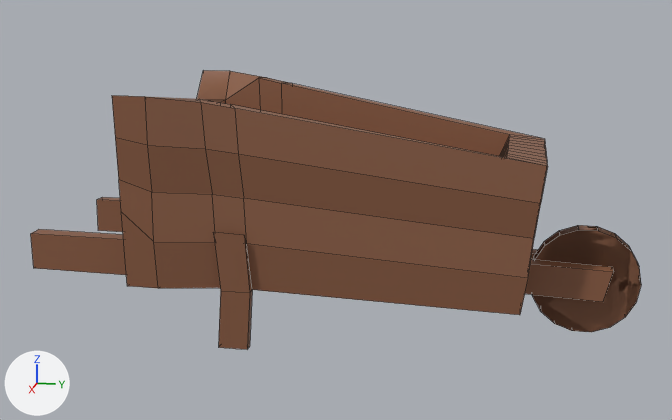
Before and after pictures for a commit that changed the FBX model Gnome Game/Assets/Models/Wheelbarrow.fbx.
Before and after are seen from a 50 mm camera at (2.343, 0.85, 0.874) aimed at (0.006, 0.383, 0.29). Arrows for +X, +Y and +Z are at lower left; the lights stay in place. Mesh edges are drawn as thin lines. Where no turn or scale is listed for an object, it has been applied to the vertices. Vertices at the same position are counted once.
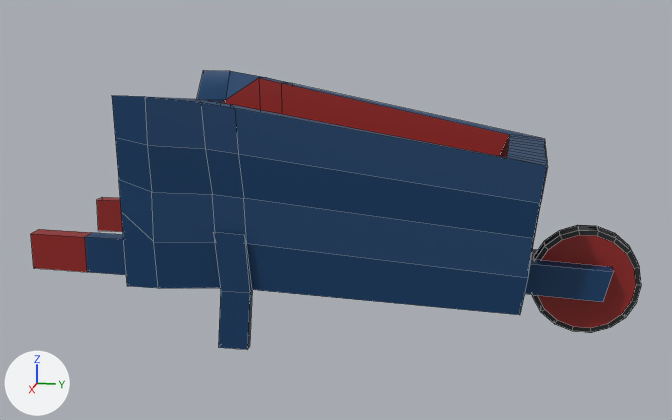
The change, as a diff of the scene's bpy script:
```diff
--- a/Gnome Game/Assets/Models/Wheelbarrow.fbx.py
+++ b/Gnome Game/Assets/Models/Wheelbarrow.fbx.py
@@ mat_material_001 @@
 mat_material_001 = principled_material('Material.001')
-mat_material_001.base_color = (0.246, 0.102, 0.0513)  # brown #885a40
+mat_material_001.base_color = (0.0123, 0.016, 0.0185)  # black #1d2225
@@ mat_material_003 @@
+mat_material_003 = principled_material('Material.003')
+mat_material_003.base_color = (0.283, 0.0144, 0.0123)  # red #91201d
@@ mat_material_002 @@
+mat_material_002 = principled_material('Material.002')
+mat_material_002.base_color = (0.000303, 0.0423, 0.13)  # dark blue #013a65
@@ me_cube_001 @@
 # used by ob_cube; location = (0.0, 0.0, 0.333)
-me_cube_001.from_pydata(...)  # 327 vertices, 290 faces; spans x -0.32..0.32, y -0.38..1.16, z -0.34..0.28
+me_cube_001.from_pydata(...)  # 407 vertices, 370 faces; spans x -0.32..0.32, y -0.38..1.16, z -0.34..0.28
+# me_cube_001 part 1
+# 8 faces are deleted
+# 2 vertices are added at (0.17, -0.23, -0.19), (-0.17, -0.23, -0.19)
+# 6 new vertices lie (0.0, -0.15, 0.0) away from vertices in x -0.22..0.22, y -0.08, z -0.19..-0.09
+# 8 new faces join them, mat_material_003 (red #91201d)
+# 8 new faces join them, mat_material_002 (dark blue #013a65)
+# me_cube_001 part 2
+# 2 faces are deleted
+# 72 vertices are added at x -0.03..0.03, y 0.89..1.16, z -0.33..-0.06
+# 66 new faces join them, mat_material_001 (black #1d2225)
+# 6 new faces join them, mat_material_002 (dark blue #013a65)
+# 2 new faces join them, mat_material_003 (red #91201d)
+# me_cube_001 part 3: 182 faces spanning x -0.32..0.32, y -0.09..1.09, z -0.34..0.28 switch from mat_material (brown #885a40) to mat_material_002 (dark blue #013a65)
+# me_cube_001 part 4: 58 faces spanning x -0.27..0.27, y -0.38..0.82, z -0.19..0.27 switch from mat_material (brown #885a40) to mat_material_003 (red #91201d)
 me_cube_001.materials.append(mat_material_001)
```

Changed parts and their boxes (x1, y1, x2, y2) in the pictures (672 x 420 px):
'Cube', recoloured, reshaped (brown to blue)
    both: (31, 70, 641, 350)
part 1 of me_cube_001, built on
    both: (31, 197, 126, 275)
part 2 of me_cube_001, built on
    before: (532, 230, 641, 332)
    after: (532, 225, 641, 333)
part 3 of me_cube_001, recoloured (brown to blue)
    both: (112, 70, 613, 350)
part 4 of me_cube_001, recoloured (brown to red)
    both: (221, 78, 510, 158)
